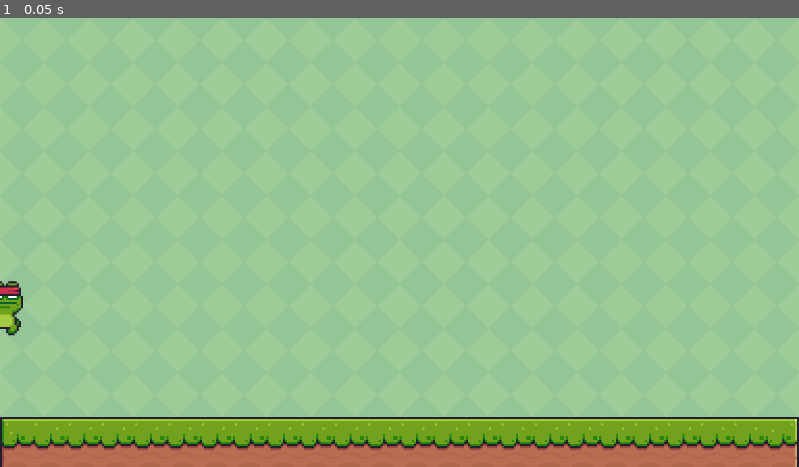
Above: before the commit, frame 1.
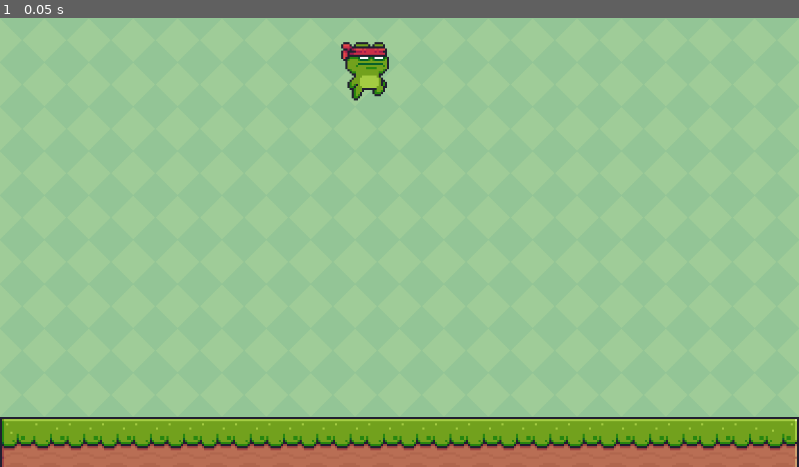
Above: after the commit, the same moment.

Repository: Matheuscraft011/game
Game: Godot game, scene res://main.tscn
Same seed, same stepped clock (60 frames per second), same inputs: the game is played once before the commit and once after it.
Inputs:
- Up to frame 1 (0.05 s): no input

The runs differ from the first frame. In frame 1, 0.9% of the frame differs, in the area x 0-49%, y 5-71%.

Commit message:
subi o meliante

Diff:
--- a/main.tscn
+++ b/main.tscn
@@ -174,4 +174,4 @@
 layer_0/tile_data = PackedInt32Array(786432, 393216, 0, 786433, 458752, 0, 786434, 458752, 0, 786435, 458752, 0, 786436 …(829 unchanged characters)…
 
 [node name="CharacterBody2D" parent="." instance=ExtResource("3_bfl3g")]
-position = Vector2(6.10352e-05, 416)
+position = Vector2(528, 71)
